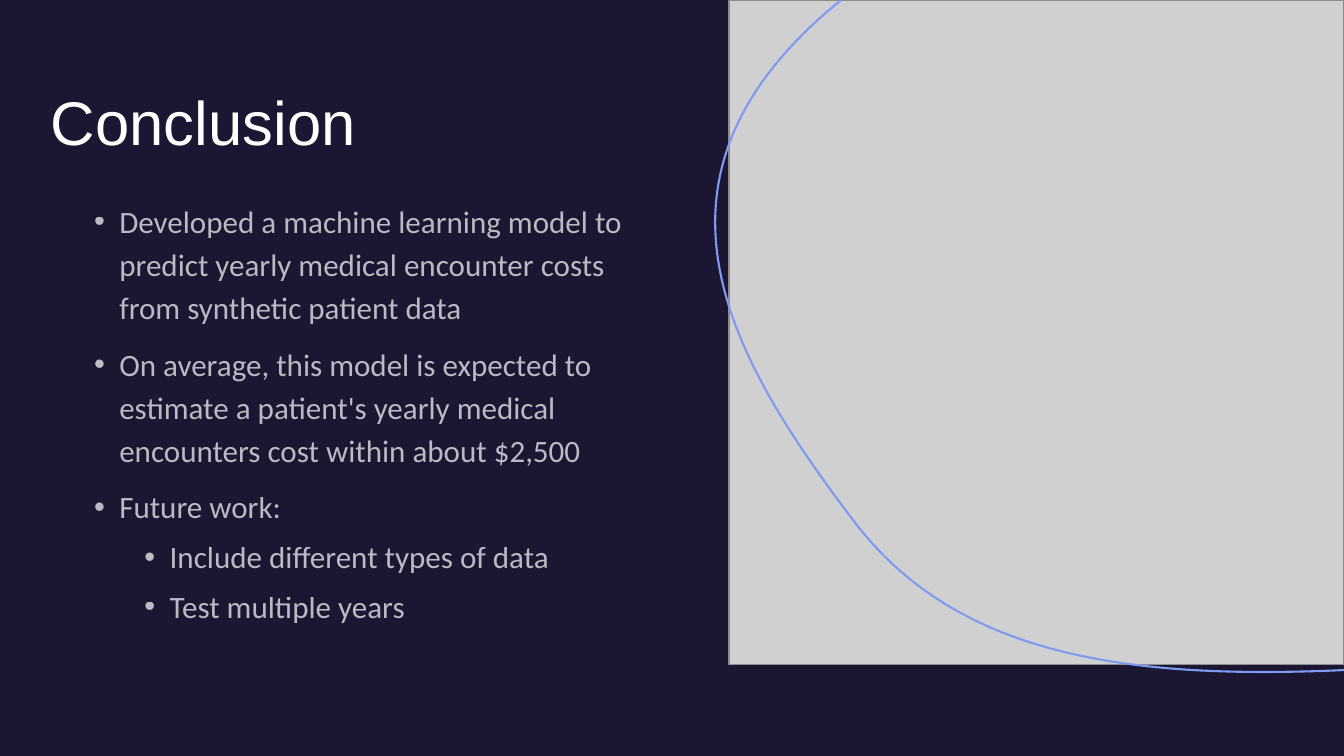
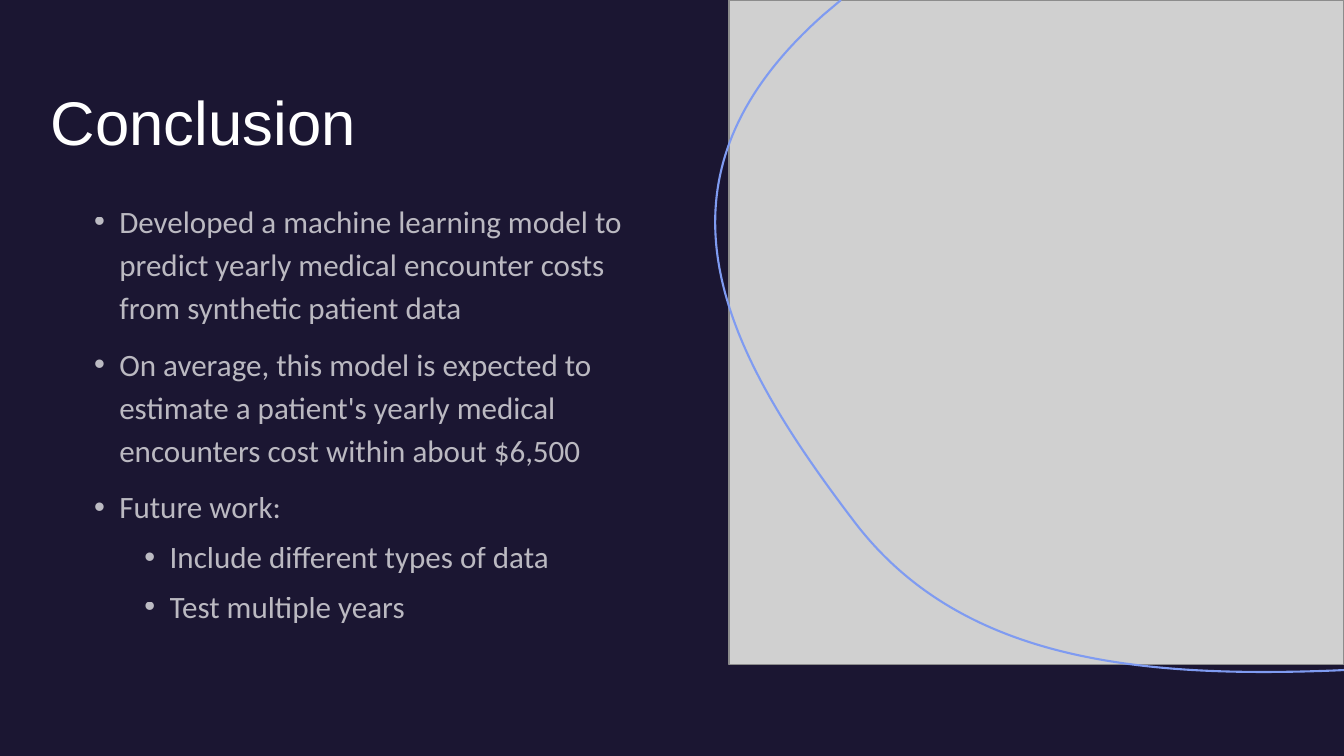
Before and after one commit to dianakulawiec/Synthea-Capstone-Project, a slide deck: slide 17 of docs/Synthea Capstone Project Presentation.pptx. Drawn at 1344x756 pixels with LibreOffice and Linux fonts; fonts in the diff are those of the drawing; grey boxes stand for pictures. Boxes give left, top, right and bottom in pixels: in the first picture for what was removed or moved away, otherwise in the second. Text is boxed around its words. In the diff, an @@ line names an element or a change of style, - is before the commit and + after.

```diff
--- a/docs/Synthea Capstone Project Presentation.pptx
+++ b/docs/Synthea Capstone Project Presentation.pptx
@@ text at [119,354,591,466]: text changed @@
-• On average, this model is expected to estimate a patient's yearly medical encounters cost within about $2,500
+• On average, this model is expected to estimate a patient's yearly medical encounters cost within about $6,500
```
Also in this commit, not shown: 2 other slides changed.
